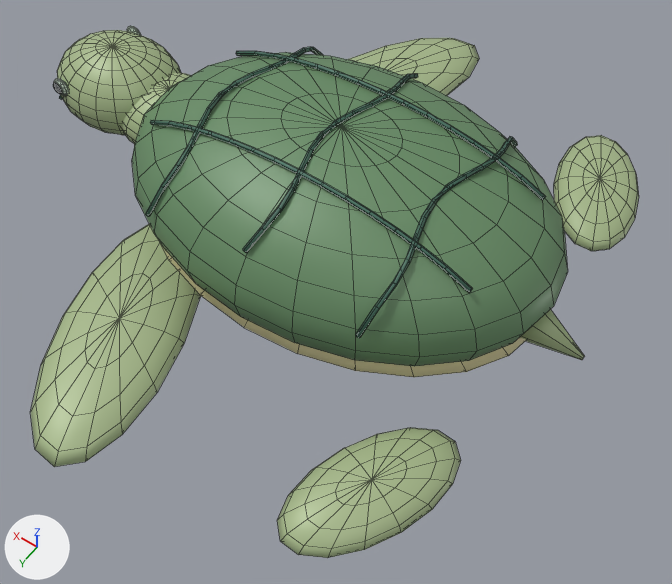
The Blender file assets/source/atsea-adapted/turtle.blend as it was, and as the next commit left it.
Rendered twice from a 50 mm lens placed at (-1.29, 1.84, 2.46), pointed at (-0.12, 0.19, -0.12). The axes (+X, +Y, +Z) are drawn at lower left. The lights are the same throughout. The older version comes first. Mesh edges are drawn as thin lines.

Objects in the first picture: 'Animated body'.
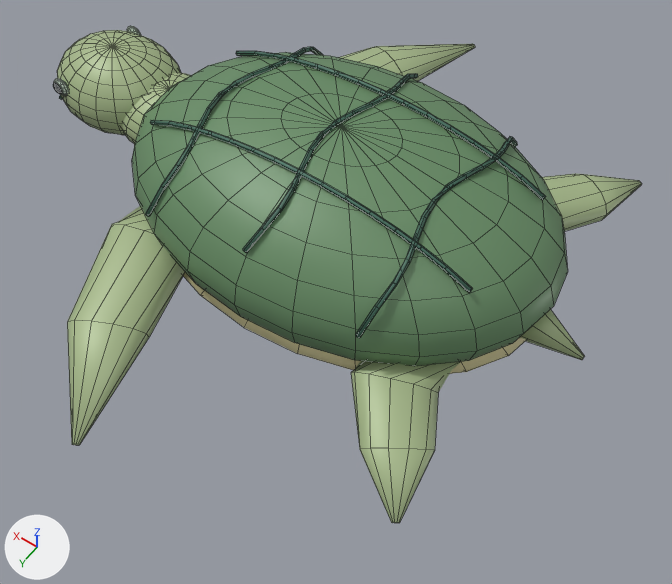
Location of each change, (x1, y1, x2, y2) in pixels of the pictures (672 x 584 px):
```json
{"object": "Animated body", "change": "reshaped", "before": [30, 26, 639, 558], "after": [53, 26, 642, 523], "on screen": "7% shorter"}
{"part": 1, "of": "me_sphere", "change": "rebuilt", "before": [30, 224, 201, 467], "after": [67, 206, 185, 445]}
{"part": 2, "of": "me_sphere", "change": "rebuilt", "before": [348, 38, 479, 96], "after": [339, 44, 475, 81]}
{"part": 3, "of": "me_sphere", "change": "added", "after": [542, 173, 642, 231]}
{"part": 4, "of": "me_sphere", "change": "added", "after": [351, 361, 460, 523]}
{"part": 5, "of": "me_sphere", "change": "deleted", "before": [554, 135, 639, 251]}
{"part": 6, "of": "me_sphere", "change": "deleted", "before": [277, 428, 461, 558]}
```

Edits to the scene script, one JSON object a line:
```json
{"block": "me_sphere", "where": "# used by ob_animated_body; location = (0.0, 0.0, 0.0)"}
{"op": "remove", "block": "me_sphere", "code": "me_sphere.from_pydata(...)  # 2086 vertices, 2238 faces; spans x -0.96..1.3, y -1.26..1.26, z -0.19..0.46"}
{"op": "add", "block": "me_sphere", "code": "me_sphere.from_pydata(...)  # 1822 vertices, 1878 faces; spans x -0.96..1.3, y -1.19..1.19, z -0.19..0.46"}
{"block": "me_sphere", "change": "me_sphere part 1: the loose piece of 114 vertices spanning x 0.08..0.64, y 0.26..1.26, z -0.16..-0.03 is rebuilt with 48 vertices and now spans x 0.13..0.65, y 0.27..1.19, z -0.07..0.08"}
{"block": "me_sphere", "change": "me_sphere part 2: the loose piece of 114 vertices spanning x 0.08..0.64, y -1.26..-0.26, z -0.16..-0.03 is rebuilt with 48 vertices and now spans x 0.13..0.65, y -1.19..-0.27, z -0.07..0.08"}
{"block": "me_sphere", "change": "me_sphere part 3: a new loose piece of 48 vertices spanning x -0.79..-0.4, y -0.84..-0.27, z -0.06..0.07, in mat_turtle_skin (greyish green #a7b98b)"}
{"block": "me_sphere", "change": "me_sphere part 4: a new loose piece of 48 vertices spanning x -0.79..-0.4, y 0.27..0.84, z -0.06..0.07, in mat_turtle_skin (greyish green #a7b98b)"}
{"block": "me_sphere", "change": "me_sphere part 5: the loose piece of 114 vertices spanning x -0.84..-0.46, y -1.05..-0.47, z -0.16..-0.03 is deleted"}
{"block": "me_sphere", "change": "me_sphere part 6: the loose piece of 114 vertices spanning x -0.84..-0.46, y 0.47..1.05, z -0.16..-0.03 is deleted"}
```
